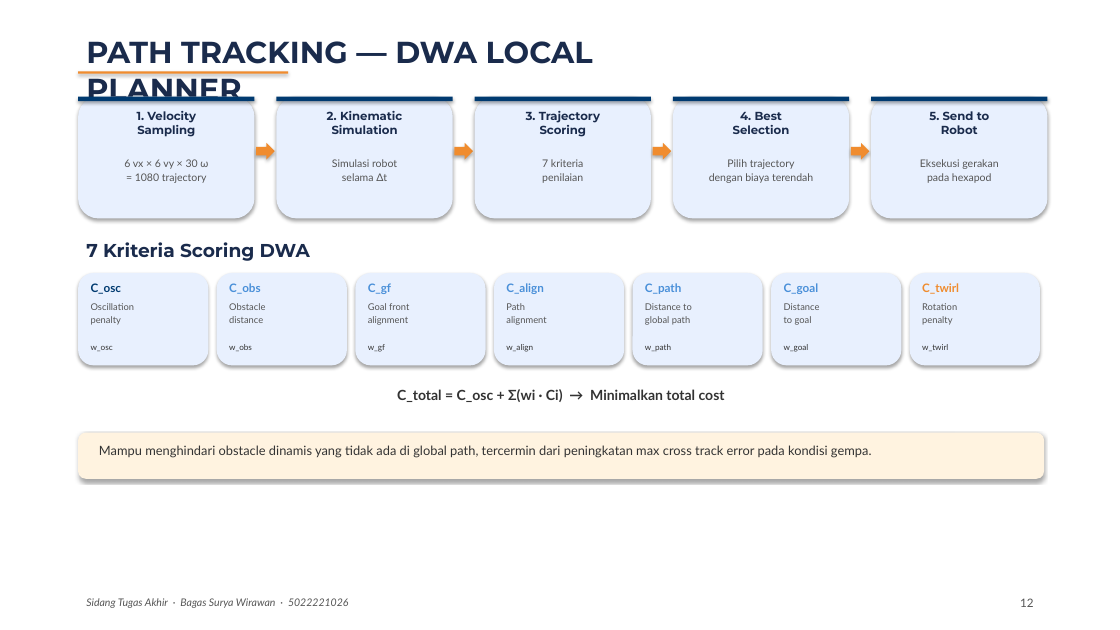
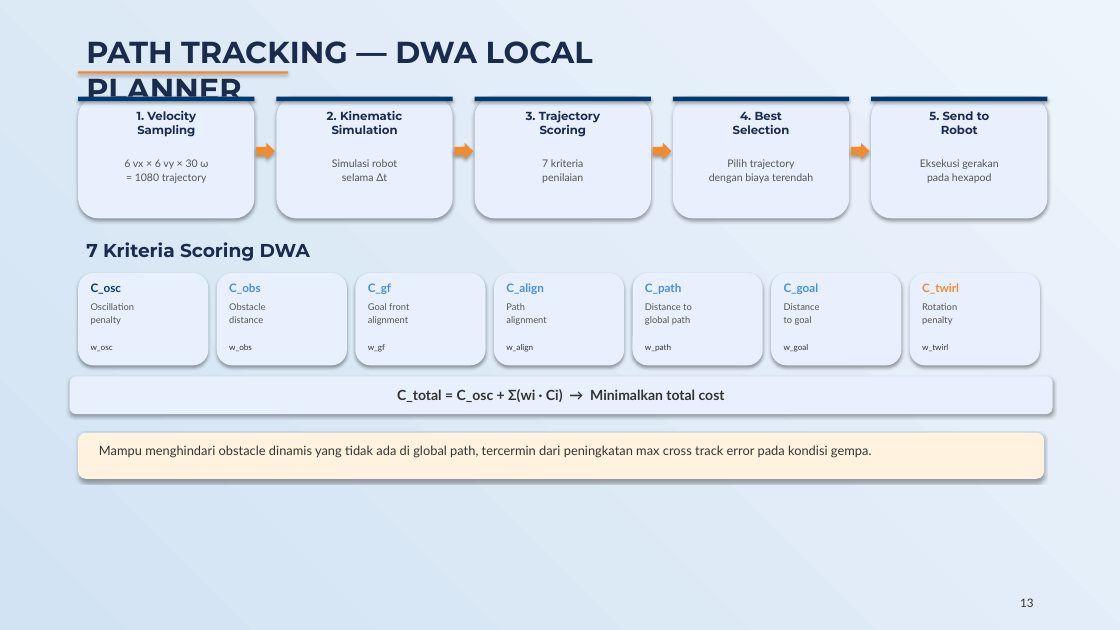
Before and after one commit to bagaswizard/Buku_TA, a slide deck: slide 13 of Presentasi_Sidang_TA.pptx (slide 12 before the commit). Drawn at 1120x630 pixels with LibreOffice and Linux fonts; fonts in the diff are those of the drawing. Boxes give left, top, right and bottom in pixels: in the first picture for what was removed or moved away, otherwise in the second. Text is boxed around its words. In the diff, an @@ line names an element or a change of style, - is before the commit and + after.

```diff
--- a/Presentasi_Sidang_TA.pptx
+++ b/Presentasi_Sidang_TA.pptx
@@ background #FFFFFF to gradient #EDF4FC to #D2E3F3 @@
@@ rounded rectangle added at (70, 376, 1053, 414), fill #E8F0FE @@
@@ text removed at (86, 598, 349, 608) @@
-Sidang Tugas Akhir · Bagas Surya Wirawan · 5022221026
@@ text at (1020, 598, 1033, 607): text changed; text colour #555555 to #333333 @@
-12
+13
```
Also in this commit, not shown: 13 other slides changed, 5 slides added, 3 slides removed, 7 other files.
